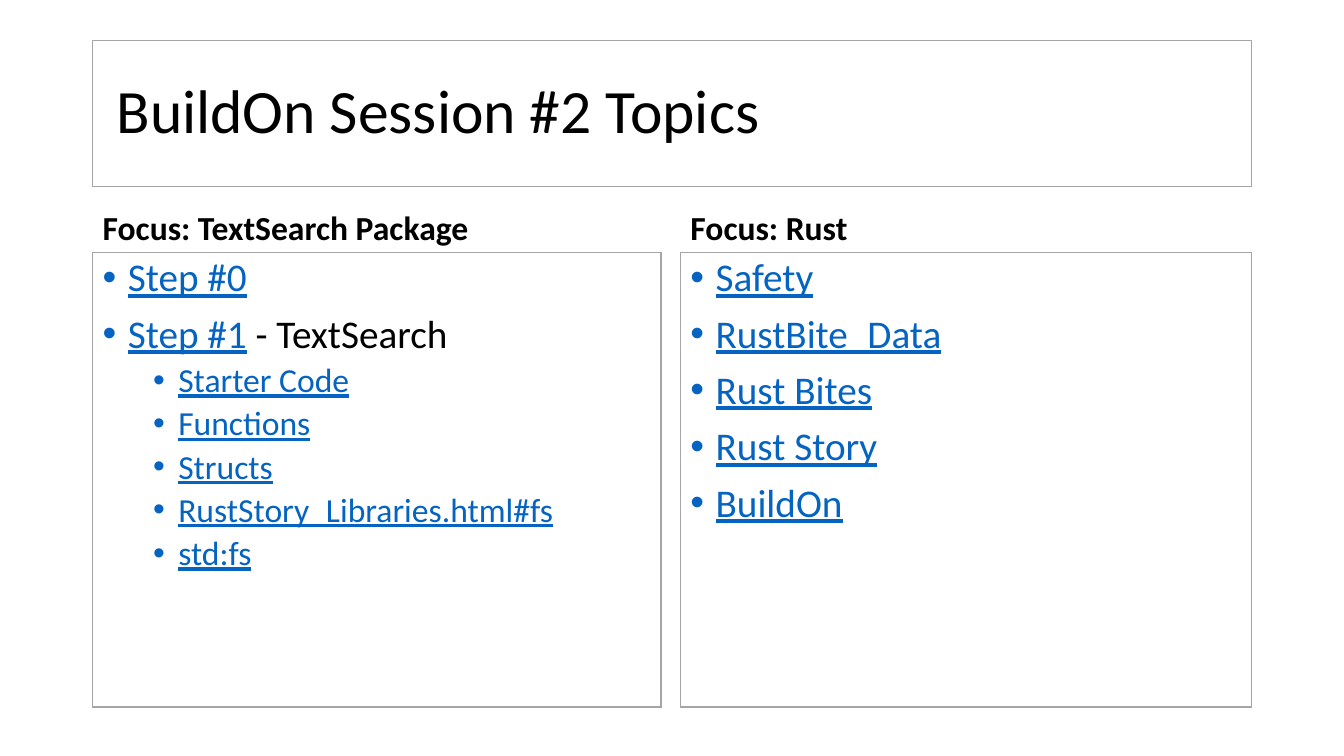
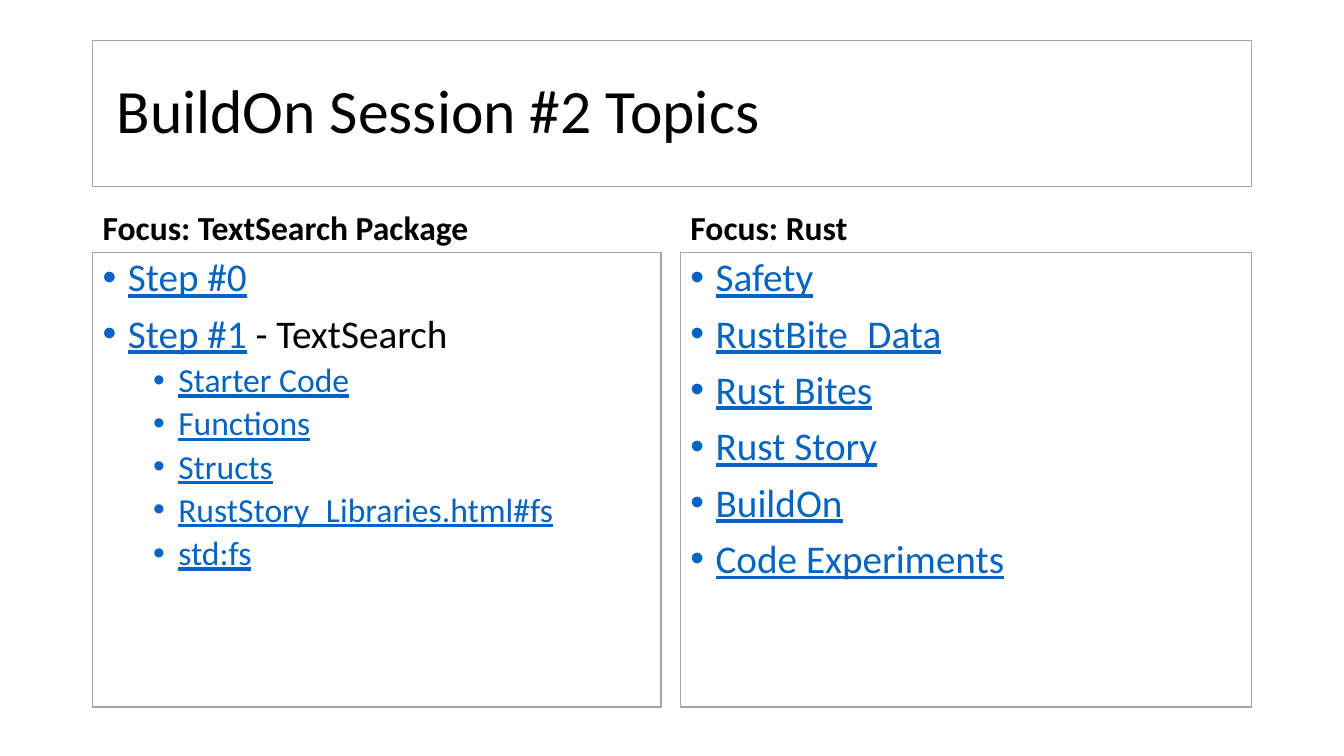
Before and after one commit to JimFawcett/JimFawcett.github.io, a slide deck: slide 6 of Resources/Build-On-2.pptx. Drawn at 1344x756 pixels with LibreOffice and Linux fonts; fonts in the diff are those of the drawing. Boxes give left, top, right and bottom in pixels: in the first picture for what was removed or moved away, otherwise in the second. Text is boxed around its words. In the diff, an @@ line names an element or a change of style, - is before the commit and + after.

```diff
--- a/Resources/Build-On-2.pptx
+++ b/Resources/Build-On-2.pptx
@@ text at (x1=716, y1=545, x2=1004, y2=580): paragraph added @@
+• Code Experiments
```
Also in this commit, not shown: 2 other files.
